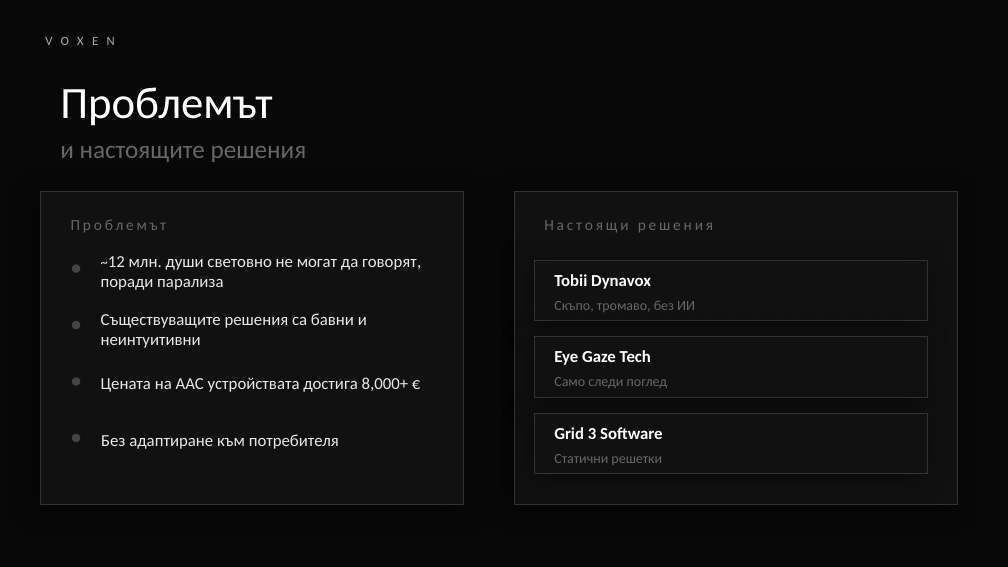
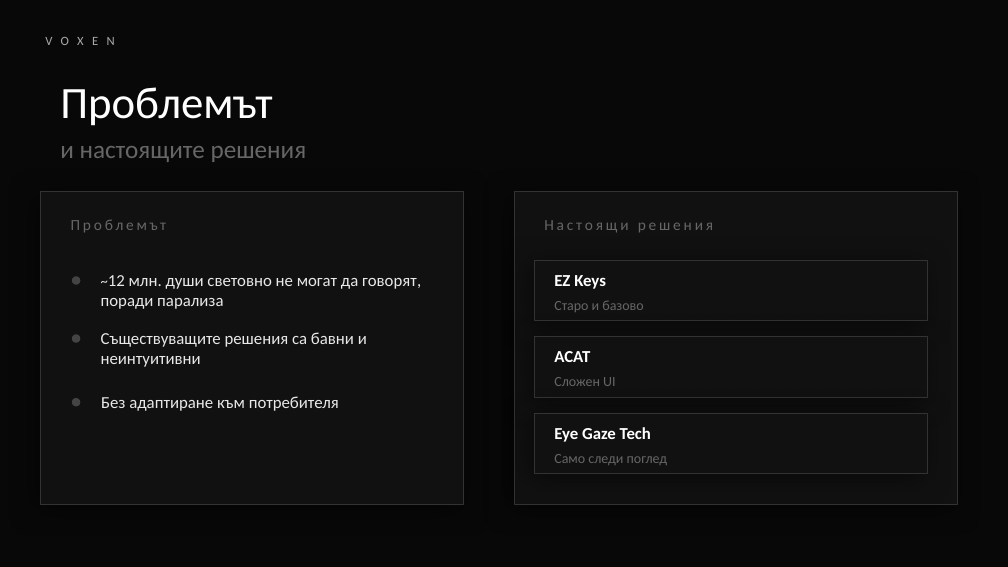
Before and after one commit to alekmiltenov/Voxen, a slide deck: slide 2 of frontend/Voxen.pptx. Drawn at 1008x567 pixels with LibreOffice and Linux fonts; fonts in the diff are those of the drawing. Boxes give left, top, right and bottom in pixels: in the first picture for what was removed or moved away, otherwise in the second. Text is boxed around its words. In the diff, an @@ line names an element or a change of style, - is before the commit and + after.

```diff
--- a/frontend/Voxen.pptx
+++ b/frontend/Voxen.pptx
@@ text "~12 млн. души световно не ..." moved from (x1=101, y1=256, x2=421, y2=290) to (x1=101, y1=275, x2=421, y2=309) @@
@@ ellipse moved from (x1=73, y1=265, x2=80, y2=272) to (x1=73, y1=277, x2=80, y2=284) @@
@@ text at (x1=554, y1=275, x2=606, y2=289): text changed @@
-Tobii Dynavox
+EZ Keys
@@ text "Съществуващите решения са бавни и ..." moved from (x1=101, y1=313, x2=367, y2=348) to (x1=101, y1=332, x2=367, y2=367) @@
@@ text at (x1=554, y1=301, x2=643, y2=312): text changed @@
-Скъпо, тромаво, без ИИ
+Старо и базово
@@ ellipse moved from (x1=73, y1=322, x2=80, y2=329) to (x1=73, y1=335, x2=80, y2=342) @@
@@ text added at (x1=554, y1=351, x2=590, y2=362), 12 pt, text #FFFFFF, bold @@
+ACAT
@@ ellipse removed at (x1=73, y1=378, x2=80, y2=385) @@
@@ text "Без адаптиране към потребителя" moved from (x1=101, y1=434, x2=339, y2=449) to (x1=101, y1=396, x2=339, y2=411) @@
@@ text removed at (x1=101, y1=377, x2=409, y2=392) @@
-Цената на AAC устройствата достига 8,000+ €
@@ text added at (x1=554, y1=377, x2=615, y2=386), 10 pt, text #666666 @@
+Сложен UI
@@ ellipse moved from (x1=73, y1=434, x2=80, y2=442) to (x1=73, y1=399, x2=80, y2=406) @@
@@ text "Eye Gaze Tech" moved from (x1=554, y1=350, x2=651, y2=365) to (x1=554, y1=427, x2=651, y2=442) @@
@@ text "Само следи поглед" moved from (x1=554, y1=377, x2=668, y2=388) to (x1=554, y1=454, x2=668, y2=465) @@
@@ text removed at (x1=554, y1=427, x2=662, y2=439) @@
-Grid 3 Software
@@ text removed at (x1=554, y1=454, x2=662, y2=465) @@
-Статични решетки
```
Also in this commit, not shown: 1 other slide changed, 1 slide added, 2 slides removed.
